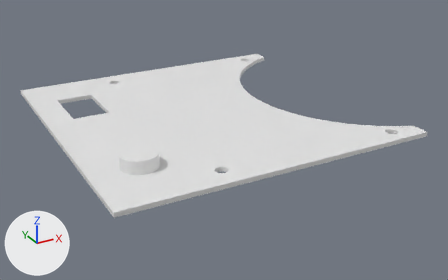
One commit to the Blender file Top/GriTech - Slipmaskin top.blend: the scene before it, then after it.
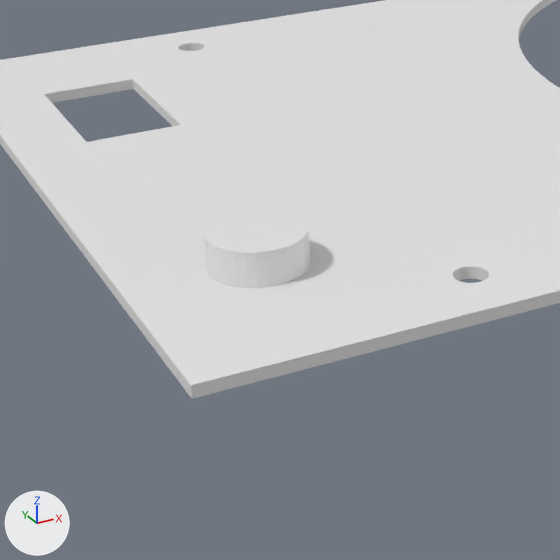
There are two pictures of each version: one whole from a camera (50 mm lens) standing at (-70.8, -131.4, 80.3) and looking at (27.1, 46.7, -8.7), one close up on the part from 9% to 57% of the width and 23% to 100% of the height. Arrows for +X, +Y and +Z are at lower left; the lights stay in place.

Names of what the first close-up shows: 'Cylinder', 'Sketch', 'Sketch.001'.
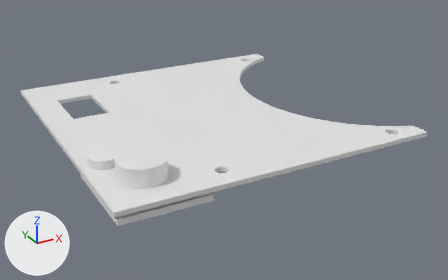
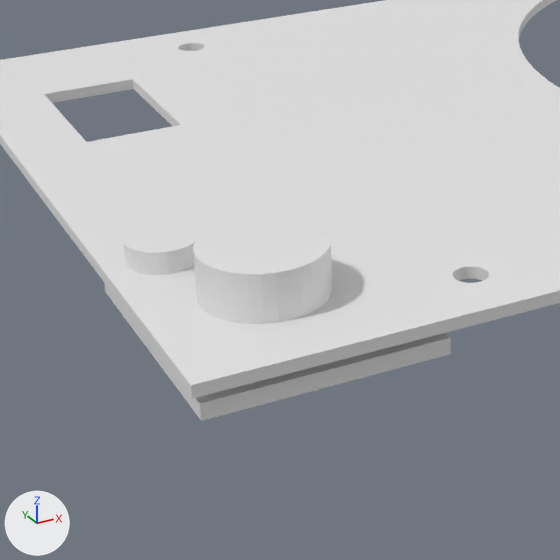
Commit message: Fixade hål för servo tester och switch i top platta

Location of each change, [x1, y1, x2, y2] in pixels of the close-ups (560 x 560 px):
'Pot', added
    after: [123, 216, 333, 324]
'Cylinder', deleted
    before: [204, 209, 310, 288]
'Cube.001', added
    after: [104, 283, 451, 421]

Patch to the scene script:
```diff
--- a/Top/GriTech - Slipmaskin top.blend.py
+++ b/Top/GriTech - Slipmaskin top.blend.py
@@ me_cylinder_002 @@
+me_cylinder_002.from_pydata(...)  # a 32-sided cylinder along z spanning x -1.0..1.0, y -1.0..1.0, z -1.0..1.0; a 32-sided cylinder along z spanning x -3.36..0.09, y 1.44..4.89, z -1.73..1.73
@@ ob_sketch_001 @@
 _m = ob_sketch_001.modifiers.new('Boolean', 'BOOLEAN')
 _m.object = ob_switch
+_m = ob_sketch_001.modifiers.new('Boolean.001', 'BOOLEAN')
+_m.object = ob_pot
@@ ob_cylinder @@
-ob_cylinder = bpy.data.objects.new('Cylinder', me_cylinder)
-ob_cylinder.location = (-14.5, 21.5, 0.0)
-ob_cylinder.scale = (5.74, 5.74, 5.74)
@@ ob_pot @@
+ob_pot = bpy.data.objects.new('Pot', me_cylinder_002)
+ob_pot.location = (-23.2, 28.2, 0.0)
+ob_pot.scale = (-4.19, -4.19, -4.19)
@@ ob_cube_001 @@
+ob_cube_001 = bpy.data.objects.new('Cube.001', me_cube_001.copy())  # the mesh of ob_cube
+ob_cube_001.location = (-14.5, 18.4, -3.2)
+ob_cube_001.scale = (14.0, 16.0, 1.0)
```
